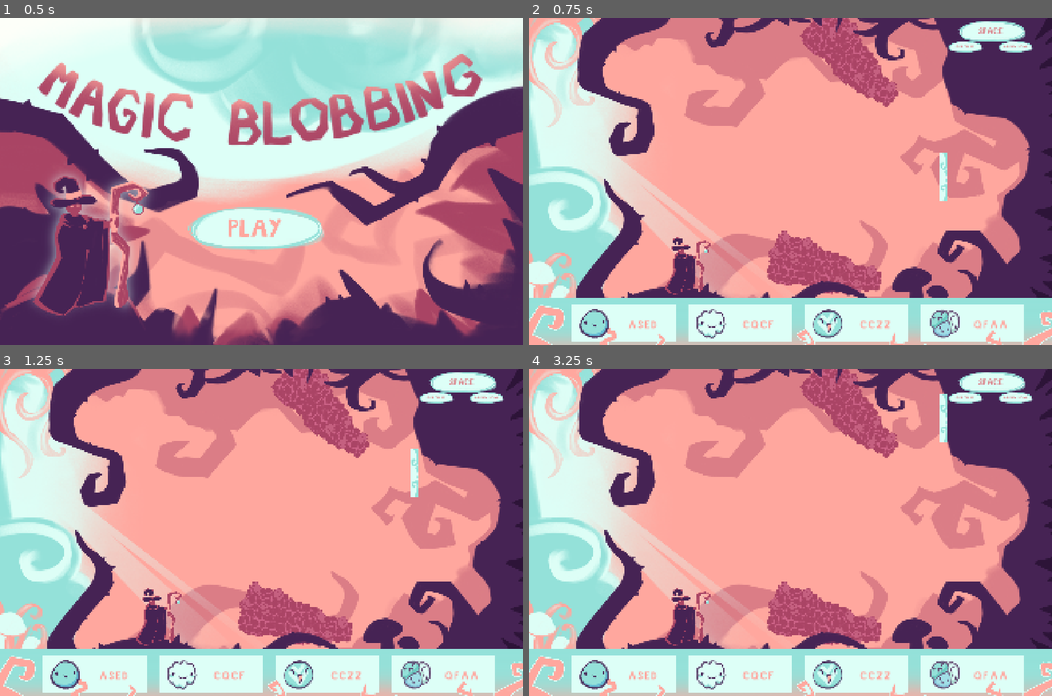
Above: before the commit, frames 1-4 (two rows, left to right).
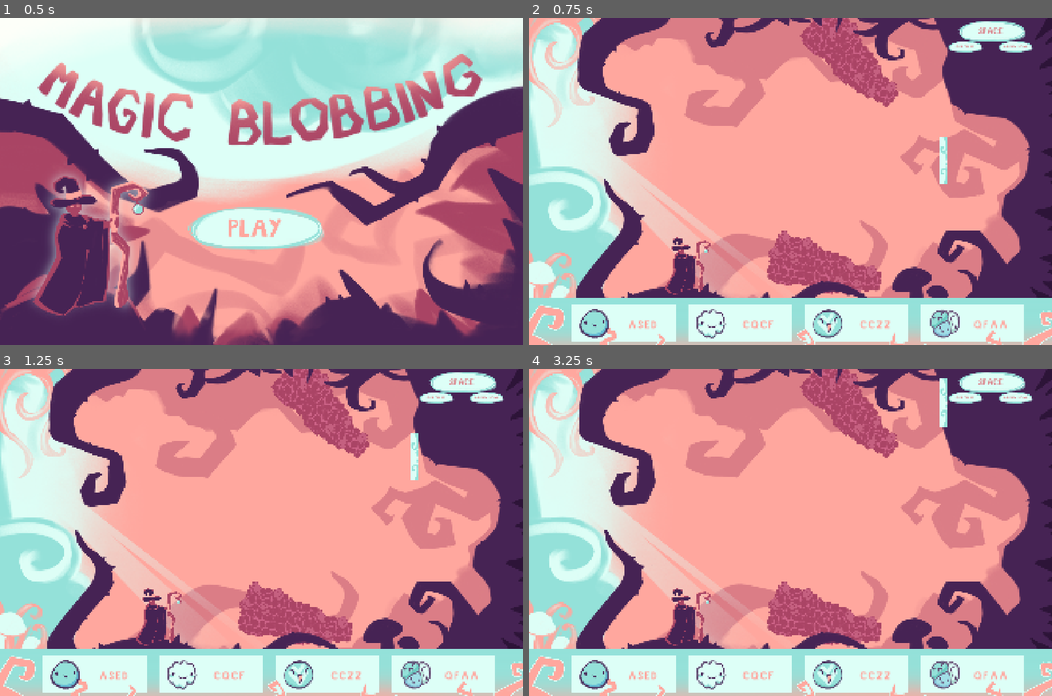
Above: after the commit, the same moments.

Repository: EmberDragons/Blobing
Game: Godot game, scene res://scenes/start.tscn
Same seed, same stepped clock (60 frames per second), same inputs: the game is played once before the commit and once after it. The engine's default icon, where the game draws it, is replaced by a stand-in: a white triangle on a blue panel in a dark square.
Inputs (mouse positions are in pixels of both pictures, inside the frame that each line leads up to):
- Up to frame 1 (0.5 s): no input
- Up to frame 2 (0.75 s): tap Enter at 0.5 s; move the mouse to (905, 165) at 0.52 s; hold Up (ui_up) from 0.53 s (still down); hold Space (activate) from 0.53 s (still down); click (905, 165) at 0.67 s
- Up to frame 3 (1.25 s): keep holding Up (ui_up); keep holding Space (activate)
- Up to frame 4 (3.25 s): move the mouse to (685, 548) at 1.27 s; release Up (ui_up) at 1.28 s; release Space (activate) at 1.28 s; hold Down (ui_down) 1.28-2.03 s; tap Space (activate) at 1.35, 2, 2.85 s; move the mouse to (842, 460) at 2.02 s; hold Space (activate) 2.03-2.78 s; hold Up (ui_up) from 2.03 s (still down); tap Enter at 2.75 s; move the mouse to (764, 597) at 2.77 s; click (764, 597) at 2.92 s

Frame 1 is identical in both runs. In frame 2, 0.2% of the frame differs, in the area x 11-80%, y 22-74%; in frame 3, 0.3%; in frame 4, 0.7%, in the area x 0-91%, y 0-86%.

Commit message:
On peut passer au level suivant avec espace ou entrée

Diff:
--- a/new-game-project/scripts/obj/show_score.gd
+++ b/new-game-project/scripts/obj/show_score.gd
@@ -17,3 +17,14 @@
 			elif Score.level == 3:
 				get_tree().change_scene_to_file("res://scenes/credits.tscn")
 			Score.level += 1
+
+func _unhandled_input(event):
+	if event is InputEventKey:
+		if event.is_action_pressed("activate"):
+			if Score.level == 1:
+				get_tree().change_scene_to_file("res://scenes/level_2.tscn")
+			elif Score.level == 2:
+				get_tree().change_scene_to_file("res://scenes/level_3.tscn")
+			elif Score.level == 3:
+				get_tree().change_scene_to_file("res://scenes/credits.tscn")
+			Score.level += 1
--- a/new-game-project/scripts/obj/start-button.gd
+++ b/new-game-project/scripts/obj/start-button.gd
@@ -10,3 +10,8 @@
 	var c = Input.is_mouse_button_pressed(MOUSE_BUTTON_LEFT)
 	if c:
 		get_tree().change_scene_to_file("res://scenes/level_1.tscn")
+
+func _unhandled_input(event):
+	if event is InputEventKey:
+		if event.is_action_pressed("activate"):
+			get_tree().change_scene_to_file("res://scenes/level_1.tscn")
Not shown, changed: new-game-project/export_presets.cfg
